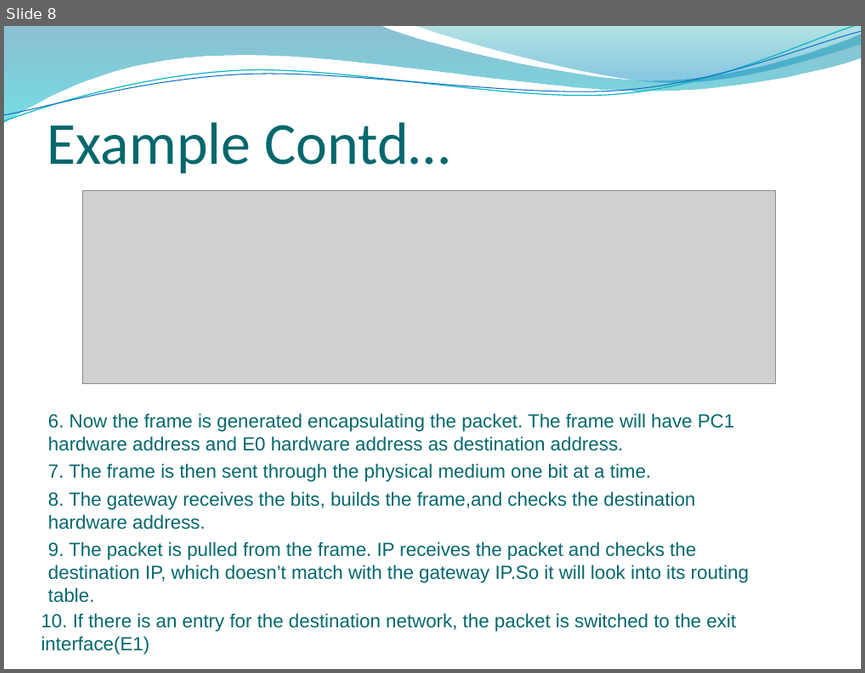
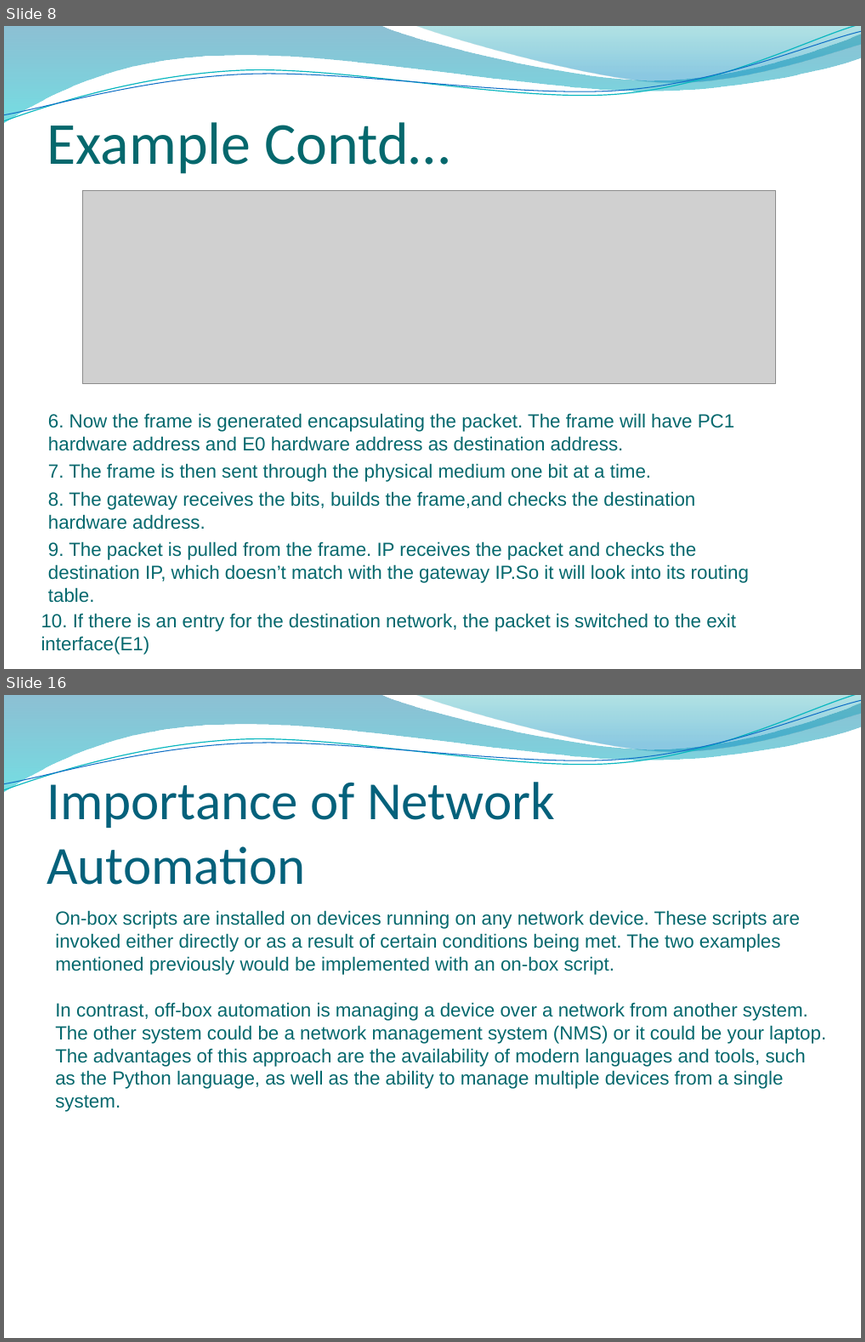
Before and after one commit to yashikadhingra/network-autimation, a slide deck: network_automation.pptx. Shown one above the other, each under a label of ours: slide 8 before the commit, slides 8 and 16 after it; the slides between them are not shown. The pictures are 865x673 and 865x1342 pixels, drawn with LibreOffice and Linux fonts; fonts in the diff are those of the drawing; grey boxes stand for pictures; background and template pictures are left out. Boxes give left, top, right and bottom in pixels: in the first picture for what was removed or moved away, otherwise in the second. Text is boxed around its words. In the diff, an @@ line names an element or a change of style, - is before the commit and + after.

```diff
--- a/network_automation.pptx
+++ b/network_automation.pptx
@@ slide 16 added at bbox=[4, 695, 861, 1338], background picture (left out); not listed: 4 template elements that a slide beside it also shows @@
@@ title added at bbox=[46, 775, 555, 885], 45 pt, text #04617B @@
+Importance of Network Automation
@@ text added at bbox=[55, 910, 826, 1111], 16 pt, text #06686C @@
+On-box scripts are installed on devices running on any network device. These scripts are invoked either directly or as a result of certain conditions being met. The two examples mentioned previously would be implemented with an on-box script.
+In contrast, off-box automation is managing a device over a network from another system. The other system could be a network management system (NMS) or it could be your laptop. The advantages of this approach are the availability of modern languages and tools, such as the Python language, as well as the ability to manage multiple devices from a single system.
```
Also in this commit, not shown: 1 slide changed, 6 other slides added, 2 slides removed.
